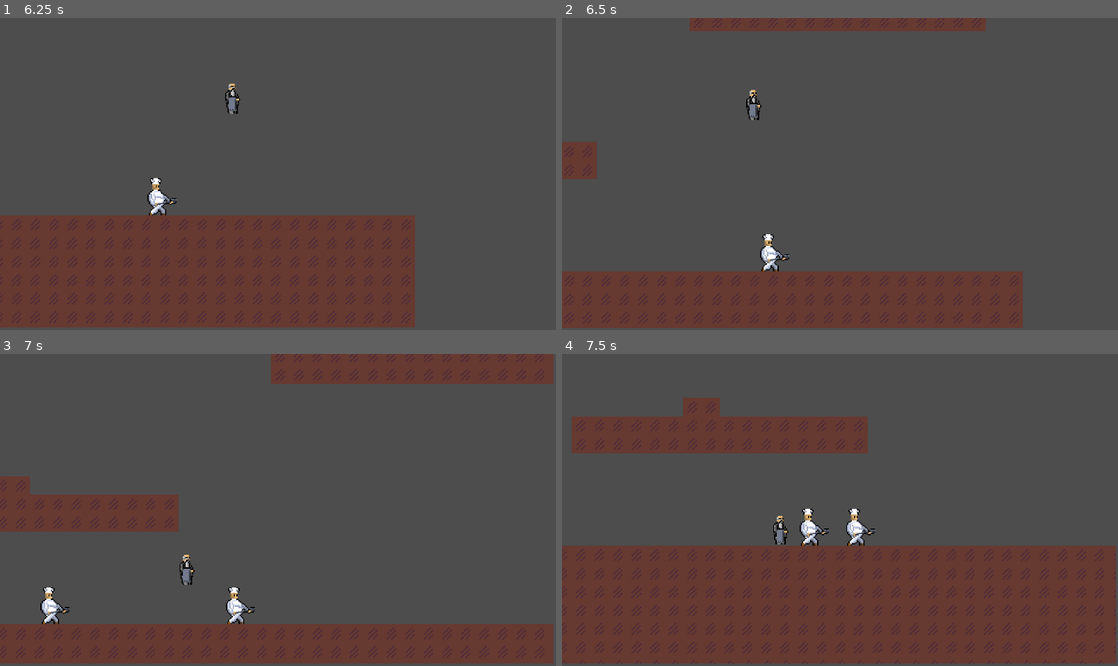
Above: before the commit, frames 1-4 (two rows, left to right).
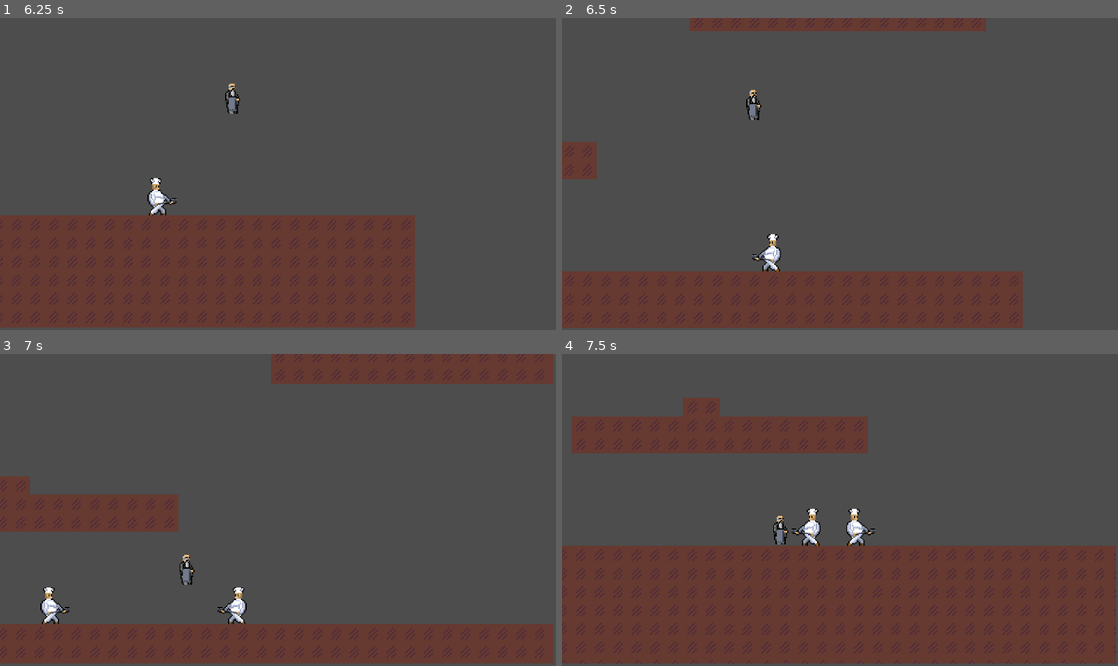
Above: after the commit, the same moments.

Repository: tixvage/bgj25.2
Game: Godot game, scene res://scenes/main.tscn
Two runs of this game, one before a commit and one after it. Both use one fixed random seed, a clock stepped at 60 frames per second and the inputs below. The engine's default icon, where the game draws it, is replaced by a stand-in: a white triangle on a blue panel in a dark square. Sound files missing from this copy of the repository are replaced by a short silence.
Inputs (mouse positions are in pixels of both pictures, inside the frame that each line leads up to):
- Up to frame 1 (6.25 s): move the mouse to (400, 158) at 0.52 s; hold D (move_right) 0.53-2.03 s; click (400, 158) at 0.6 s; tap W (move_up) at 0.77, 1.52, 3.02, 3.77, 4.52, 6.02 s; move the mouse to (166, 189) at 1.27 s; click (166, 189) at 1.35 s; move the mouse to (333, 105) at 2.02 s; hold A (move_left) 2.03-2.78 s; click (333, 105) at 2.1 s; move the mouse to (250, 236) at 2.77 s; hold D (move_right) 2.78-4.28 s; click (250, 236) at 2.85 s; move the mouse to (444, 220) at 3.52 s; click (444, 220) at 3.6 s; move the mouse to (111, 127) at 4.27 s; hold A (move_left) 4.28-5.03 s; click (111, 127) at 4.35 s; move the mouse to (305, 174) at 5.02 s; hold D (move_right) 5.03-5.78 s; click (305, 174) at 5.1 s; move the mouse to (194, 96) at 5.77 s; hold A (move_left) from 5.78 s (still down); click (194, 96) at 5.85 s
- Up to frame 2 (6.5 s): keep holding A (move_left)
- Up to frame 3 (7 s): keep holding A (move_left); move the mouse to (400, 494) at 6.52 s; click (400, 494) at 6.6 s; tap W (move_up) at 6.77 s
- Up to frame 4 (7.5 s): move the mouse to (728, 525) at 7.27 s; release A (move_left) at 7.28 s; hold D (move_right) from 7.28 s (still down); click (728, 525) at 7.35 s

Frame 1 is identical in both runs. In frame 2, 0.3% of the frame differs, in the area x 34-41%, y 69-82%; in frame 3, 0.3%; in frame 4, 0.3%.

Commit message:
enemy jump

Diff:
--- a/project.godot
+++ b/project.godot
@@ -76,6 +76,12 @@
 ]
 }
 
+[layer_names]
+
+2d_physics/layer_1="platform"
+2d_physics/layer_2="player"
+2d_physics/layer_3="enemy"
+
 [rendering]
 
 textures/canvas_textures/default_texture_filter=0
--- a/scenes/demo_world.tscn
+++ b/scenes/demo_world.tscn
@@ -114,7 +114,7 @@
 position = Vector2(39, 516)
 
 [node name="2" type="Marker2D" parent="EnemySpawnPoints/NONE"]
-position = Vector2(417, 522)
+position = Vector2(531, 431)
 
 [node name="EnemySpawner" type="Node2D" parent="." node_paths=PackedStringArray("pool", "spawn_points")]
 script = ExtResource("2_4qpdp")
--- a/scenes/enemy_none.tscn
+++ b/scenes/enemy_none.tscn
@@ -37,14 +37,20 @@
 position = Vector2(-0.5, 0)
 shape = SubResource("RectangleShape2D_da435")
 
-[node name="Sprite2D" type="Sprite2D" parent="."]
+[node name="FlashTimer" type="Timer" parent="."]
+wait_time = 0.3
+one_shot = true
+
+[node name="Root" type="Node2D" parent="."]
+
+[node name="Sprite2D" type="Sprite2D" parent="Root"]
 material = SubResource("ShaderMaterial_d7m88")
 texture = ExtResource("2_kar1k")
 hframes = 4
 vframes = 4
 
-[node name="FlashTimer" type="Timer" parent="."]
-wait_time = 0.3
-one_shot = true
+[node name="DirectionRay" type="RayCast2D" parent="Root"]
+position = Vector2(0, 9)
+target_position = Vector2(30, 0)
 
 [connection signal="timeout" from="FlashTimer" to="." method="_on_flash_timer_timeout"]
--- a/scripts/enemy_none.gd
+++ b/scripts/enemy_none.gd
@@ -4,6 +4,7 @@
 
 enum State {
 	RANDOM,
+	KNOCKBACK,
 }
 
 const MAX_HEALTH: float = 100.0
@@ -19,8 +20,9 @@
 var health: float = MAX_HEALTH
 
 @onready var flash_timer: Timer = $FlashTimer
-@onready var sprite: Sprite2D = $Sprite2D
-
+@onready var sprite: Sprite2D = $Root/Sprite2D
+@onready var direction_ray: RayCast2D = $Root/DirectionRay
+@onready var root: Node2D = $Root
 
 func change_state(new_state: State) -> void:
 	state = new_state
@@ -56,6 +58,7 @@
 	)
 	var damage_amount: float = mass * nearness * 2
 	damage(damage_amount)
+	change_state(State.KNOCKBACK)
 
 
 func apply_knockback(time: float, force: Vector2) -> void:
@@ -65,21 +68,25 @@
 
 
 func _physics_process(delta: float) -> void:
+	root.scale.x = 1 if current_target_x - global_position.x > 0 else -1
+
 	if not is_on_floor():
 		velocity += get_gravity() * delta
 
 	if state == State.RANDOM:
 		if abs(global_position.x - current_target_x) < Global.EPS:
 			change_state(State.RANDOM)
+		velocity.x = global_position.direction_to(Vector2(current_target_x, global_position.y)).x * 200.0
+		if direction_ray.is_colliding() and is_on_floor():
+			velocity.y = -300
+	elif state == State.KNOCKBACK:
+		if knockback_timer > 0.0:
+			knockback_timer -= delta
+			velocity.x = knockback.x
+			if knockback_timer <= 0.0:
+				knockback.x = 0.0
+				change_state(State.RANDOM)
 
-	if knockback_timer > 0.0:
-		knockback_timer -= delta
-		velocity.x = knockback.x
-		if knockback_timer <= 0.0:
-			knockback.x = 0.0
-	else:
-		velocity.x = global_position.direction_to(Vector2(current_target_x, global_position.y)).x * 200.0
-		#velocity.x = move_toward(velocity.x, 0, delta * accel)
 	move_and_slide()
 
 
